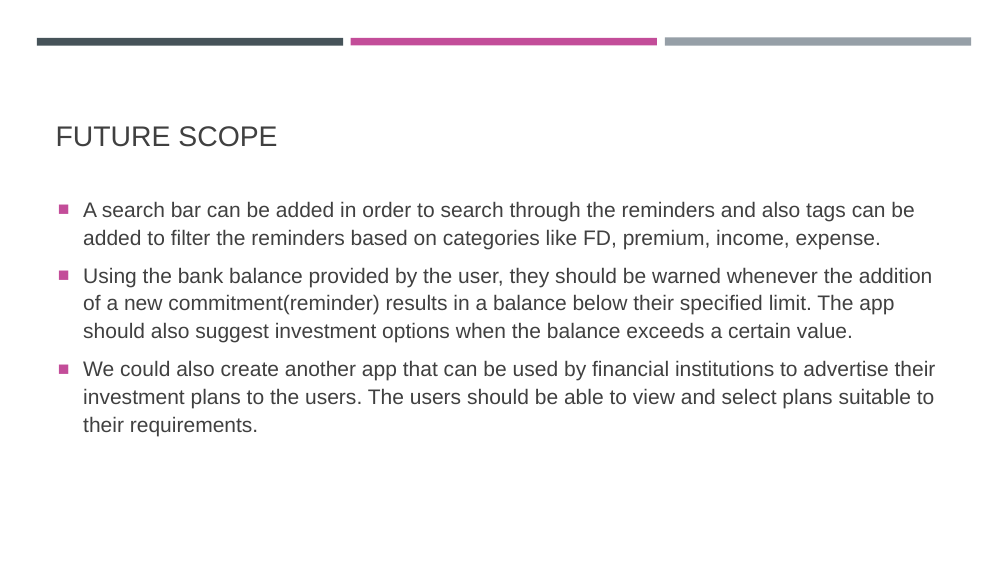
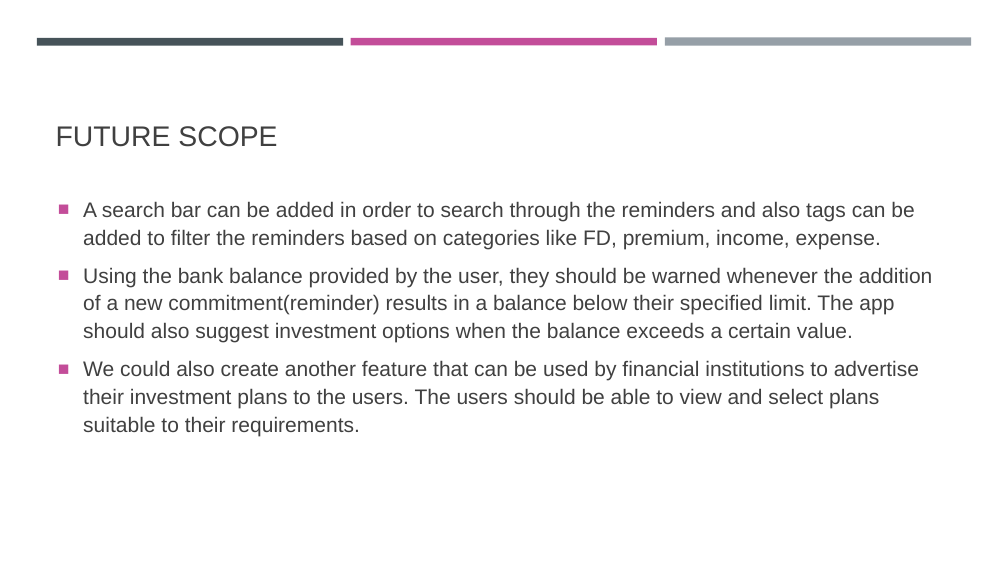
Before and after one commit to ssathyanaray2/Payment_Tracker, a slide deck: slide 5 of fppt.pptx. Drawn at 1008x567 pixels with LibreOffice and Linux fonts; fonts in the diff are those of the drawing. Boxes give left, top, right and bottom in pixels: in the first picture for what was removed or moved away, otherwise in the second. Text is boxed around its words. In the diff, an @@ line names an element or a change of style, - is before the commit and + after.

```diff
--- a/fppt.pptx
+++ b/fppt.pptx
@@ text at [83,360,919,436]: text changed @@
-■ We could also create another app that can be used by financial institutions to advertise their investment plans to the users. The users should be able to view and select plans suitable to their requirements.
+■ We could also create another feature that can be used by financial institutions to advertise their investment plans to the users. The users should be able to view and select plans suitable to their requirements.
```
Also in this commit, not shown: 11 other files.
